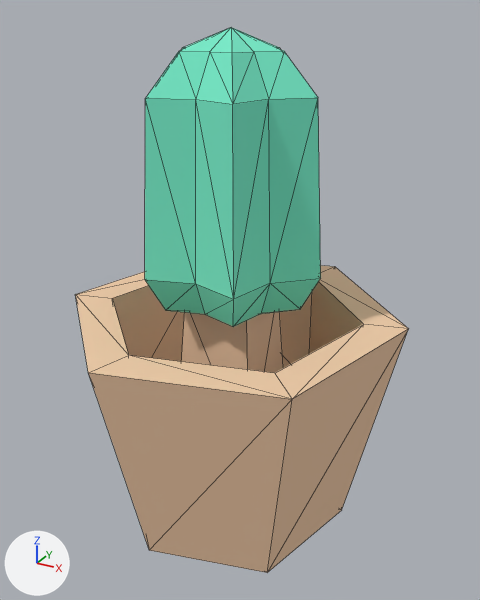
Two versions of the glTF model assets/props/furniture/plantSmall2.glb, one commit apart.
Before and after are seen from a 50 mm lens placed at (0.0854, -0.1509, 0.1443), pointed at (0.0021, 0.0005, 0.0686). Lighting does not change. The marker at lower left points along +X, +Y and +Z. The first picture is the older version. Mesh edges are drawn as thin lines. Vertices at exactly the same position are counted once.

In view in the first picture: 'plantSmall2(Clone)'.
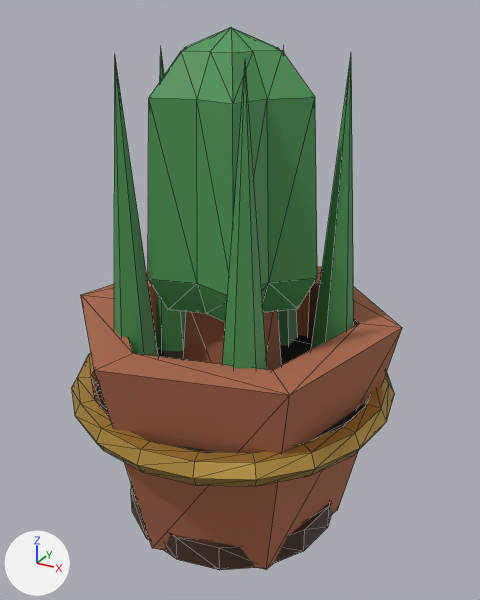
What the commit changed:
Material 'brass.006' (mat_brass_006) is new.
Its base color is (0.55, 0.34, 0.07) (orange #c49e4b).
Its metallic is 0.6.
Its roughness is 0.4.
Material 'plant.006' (mat_plant_006) is new.
Its base color is (0.07, 0.3, 0.09) (green #4b9555).
Its roughness is 0.6.
Material 'terracotta.006' (mat_terracotta_006) is new.
Its base color is (0.42, 0.14, 0.07) (brown #ad694b).
Its roughness is 0.8.
Material 'soil.006' (mat_soil_006) is new.
Its base color is (0.02, 0.012, 0.008) (black #271d16).
Its roughness is 1.0.
Material 'walnutDark.006' (mat_walnutdark_006) is new.
Its base color is (0.06, 0.028, 0.016) (brown #452f22).
Its roughness is 0.55.
me_mesh_plantsmall2 is used by ob_plantsmall2_clone; location (0.0, 0.0, 0.0); rotation (0.0, 0.0, -1.571), in degrees (0, 0, -90); scale (0.5, 0.5, 0.5).
me_mesh_plantsmall2 had 81 vertices, 158 faces and spanned x -0.095..0.095, y -0.095..0.095, z 0.0..0.28.
me_mesh_plantsmall2 now has 300 vertices, 568 faces and spans x -0.098..0.098, y -0.098..0.098, z 0.0..0.28.
me_mesh_plantsmall2 part 1: a new loose piece, a 6-sided cone pointing to +z spanning x -0.034..-0.002, y 0.043..0.071, z 0.07..0.27, in mat_plant_006 (green #4b9555).
me_mesh_plantsmall2 part 2: a new loose piece, a 6-sided cone pointing to +z spanning x -0.076..-0.044, y -0.013..0.015, z 0.07..0.27, in mat_plant_006 (green #4b9555).
me_mesh_plantsmall2 part 3: a new loose piece, a 6-sided cone pointing to +z spanning x -0.035..-0.003, y -0.071..-0.043, z 0.07..0.27, in mat_plant_006 (green #4b9555).
me_mesh_plantsmall2 part 4: a new loose piece, a 6-sided cone pointing to +z spanning x 0.032..0.064, y -0.05..-0.022, z 0.07..0.27, in mat_plant_006 (green #4b9555).
me_mesh_plantsmall2 part 5: a new loose piece, a 6-sided cone pointing to +z spanning x 0.033..0.065, y 0.021..0.048, z 0.07..0.27, in mat_plant_006 (green #4b9555).
me_mesh_plantsmall2 part 6: a new loose piece, a 16-sided cylinder along z spanning x -0.086..0.086, y -0.086..0.086, z 0.076..0.088, in mat_soil_006 (black #271d16).
me_mesh_plantsmall2 part 7: a new loose piece, a 16-sided cylinder along z spanning x -0.068..0.068, y -0.068..0.068, z 0.0..0.016, in mat_walnutdark_006 (brown #452f22).
me_mesh_plantsmall2 part 8: a new loose piece of 120 vertices spanning x -0.098..0.098, y -0.098..0.098, z 0.079..0.093, in mat_brass_006 (orange #c49e4b).
me_mesh_plantsmall2 part 9: 58 faces spanning x -0.095..0.095, y -0.095..0.095, z 0.0..0.14 switch from mat_wood (beige #f3cca8) to mat_terracotta_006 (brown #ad694b).
me_mesh_plantsmall2 part 10: 100 faces spanning x -0.046..0.046, y -0.053..0.053, z 0.14..0.28 switch from mat_plant (green #76eac8) to mat_plant_006 (green #4b9555).
me_mesh_plantsmall2 gains material mat_brass_006 (orange #c49e4b).
me_mesh_plantsmall2 gains material mat_soil_006 (black #271d16).
me_mesh_plantsmall2 gains material mat_walnutdark_006 (brown #452f22).
Object 'plantSmall2(Clone)' (ob_plantsmall2_clone) is rescaled from (0.5, 0.5, 0.5) to (0.483, 0.483, 0.5).

Where the change shows, as pixel boxes (x1, y1, x2, y2) in the pictures (480 x 600 px):
'plantSmall2(Clone)', reshaped, rescaled
    before: (75, 27, 408, 573)
    after: (71, 27, 402, 570)
part 1 of me_mesh_plantsmall2, added (green)
    after: (311, 58, 354, 349)
part 2 of me_mesh_plantsmall2, added
    after: (278, 49, 298, 345)
part 3 of me_mesh_plantsmall2, added
    after: (156, 51, 186, 351)
part 4 of me_mesh_plantsmall2, added (green)
    after: (114, 59, 158, 356)
part 5 of me_mesh_plantsmall2, added (green)
    after: (222, 59, 267, 370)
part 6 of me_mesh_plantsmall2, added (mostly hidden)
    after: (96, 335, 364, 452)
part 7 of me_mesh_plantsmall2, added (brown)
    after: (131, 484, 331, 570)
part 8 of me_mesh_plantsmall2, added (orange)
    after: (71, 353, 395, 486)
part 9 of me_mesh_plantsmall2, recoloured (beige to brown)
    both: (81, 267, 402, 569)
part 10 of me_mesh_plantsmall2, recoloured (darker)
    both: (148, 27, 317, 322)
